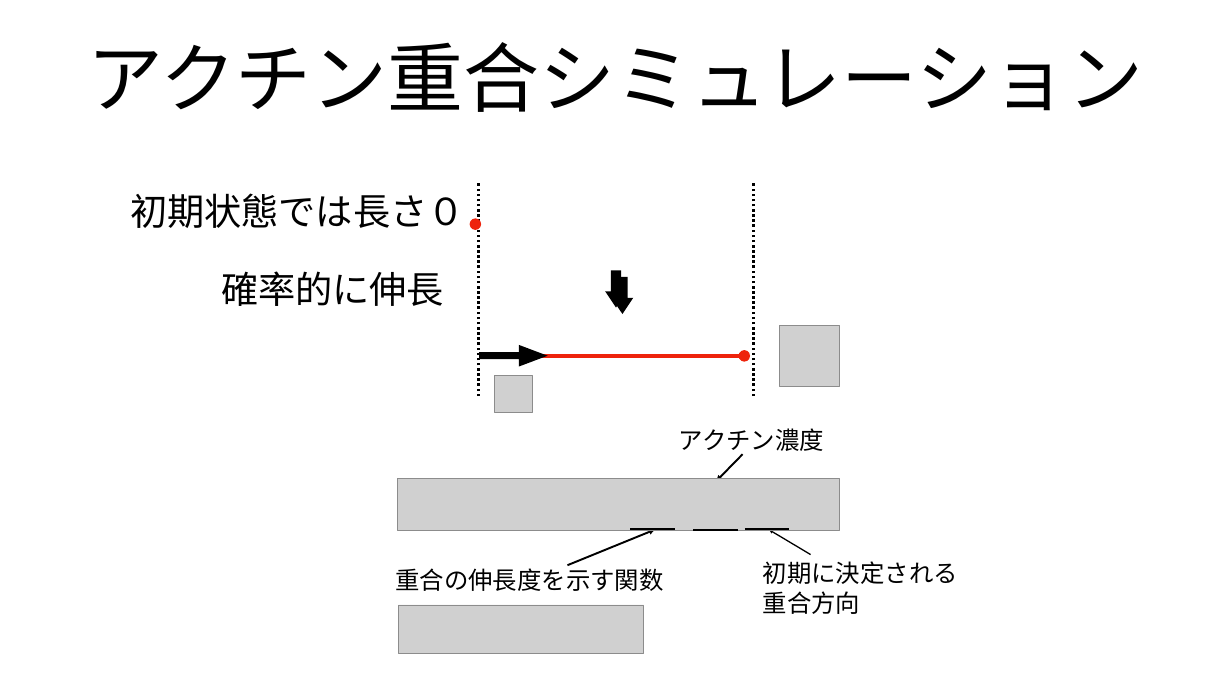
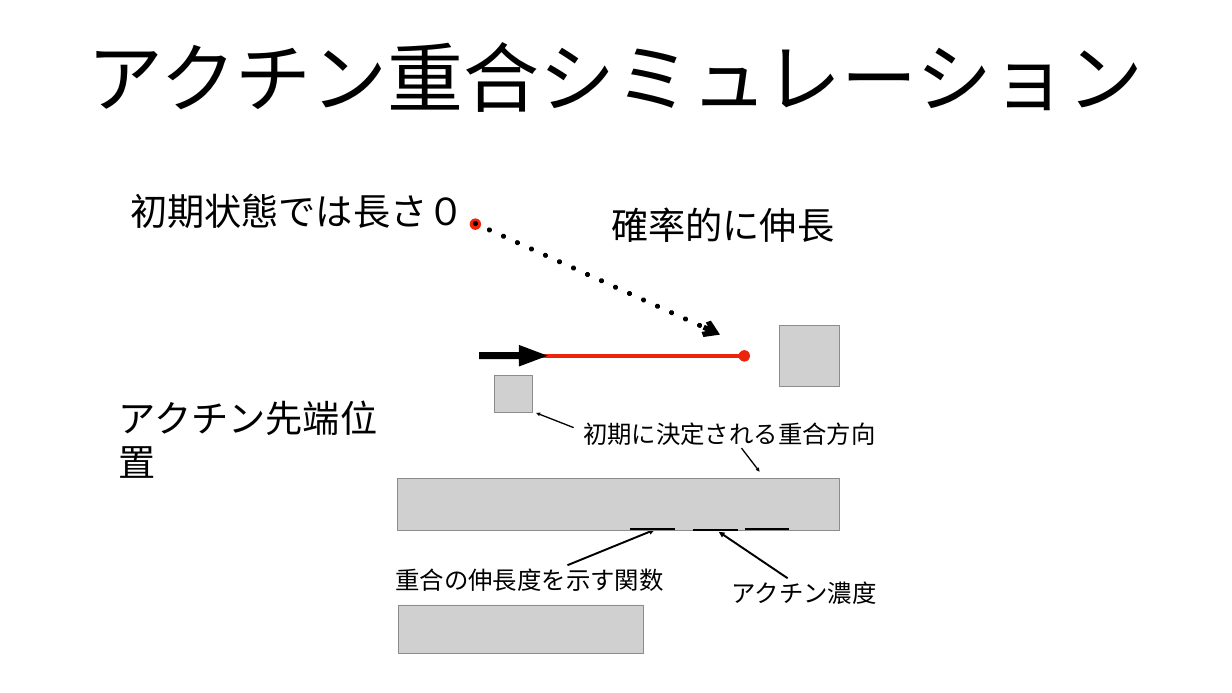
Before and after one commit to tokumaga81/ackera, a slide deck: slide 16 of tokunaga_mp.pptx. Drawn at 1232x693 pixels with LibreOffice and Linux fonts; fonts in the diff are those of the drawing; grey boxes stand for pictures. Boxes give left, top, right and bottom in pixels: in the first picture for what was removed or moved away, otherwise in the second. Text is boxed around its words. In the diff, an @@ line names an element or a change of style, - is before the commit and + after.

```diff
--- a/tokunaga_mp.pptx
+++ b/tokunaga_mp.pptx
@@ line removed from (478, 396) to (478, 182) @@
@@ text "確率的に伸長": place and size @@
-text "確率的に伸長" at bbox=[221, 271, 444, 306]
+text "確率的に伸長" at bbox=[611, 207, 834, 242]
@@ line removed from (753, 396) to (753, 182) @@
@@ arrow added from (475, 224) to (720, 334), #000000 8 pt @@
@@ right arrow removed at bbox=[605, 270, 627, 307] @@
@@ right arrow removed at bbox=[611, 277, 633, 314] @@
@@ text added at bbox=[119, 400, 377, 478], 58 pt, text #000000 @@
+アクチン先端位置
@@ arrow added from (574, 428) to (536, 413), #000000 2 pt @@
@@ text "初期に決定される重合方向" rewrapped from bbox=[763, 561, 958, 614] to bbox=[583, 422, 876, 449] @@
@@ freeform shape: place and size @@
-freeform shape at bbox=[716, 454, 743, 481]
+freeform shape at bbox=[741, 448, 759, 472]
@@ freeform shape at bbox=[741, 448, 759, 472]: outline #000000 3 pt to #000000 2 pt @@
@@ freeform shape: place and size @@
-freeform shape at bbox=[769, 530, 811, 555]
+freeform shape at bbox=[719, 532, 788, 578]
@@ freeform shape at bbox=[719, 532, 788, 578]: outline #000000 2 pt to #000000 3 pt @@
@@ text "アクチン濃度": place and size @@
-text "アクチン濃度" at bbox=[679, 428, 824, 455]
+text "アクチン濃度" at bbox=[731, 577, 876, 604]
```
Also in this commit, not shown: 18 other slides changed, 2 other files.
